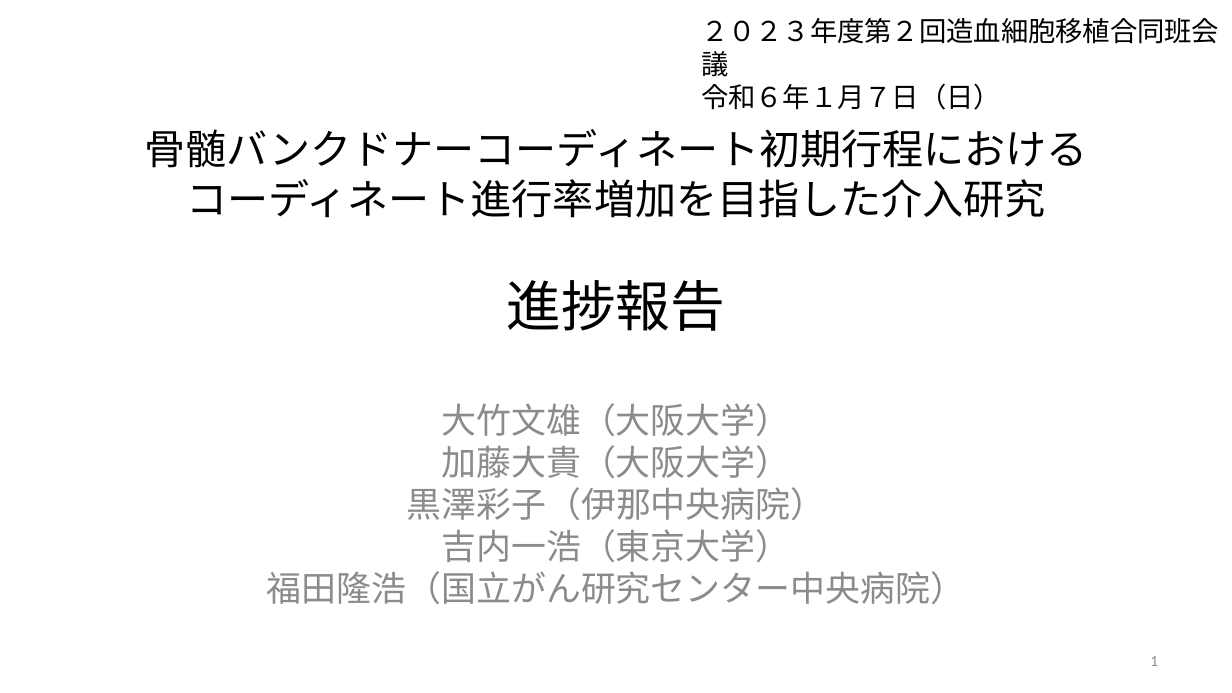
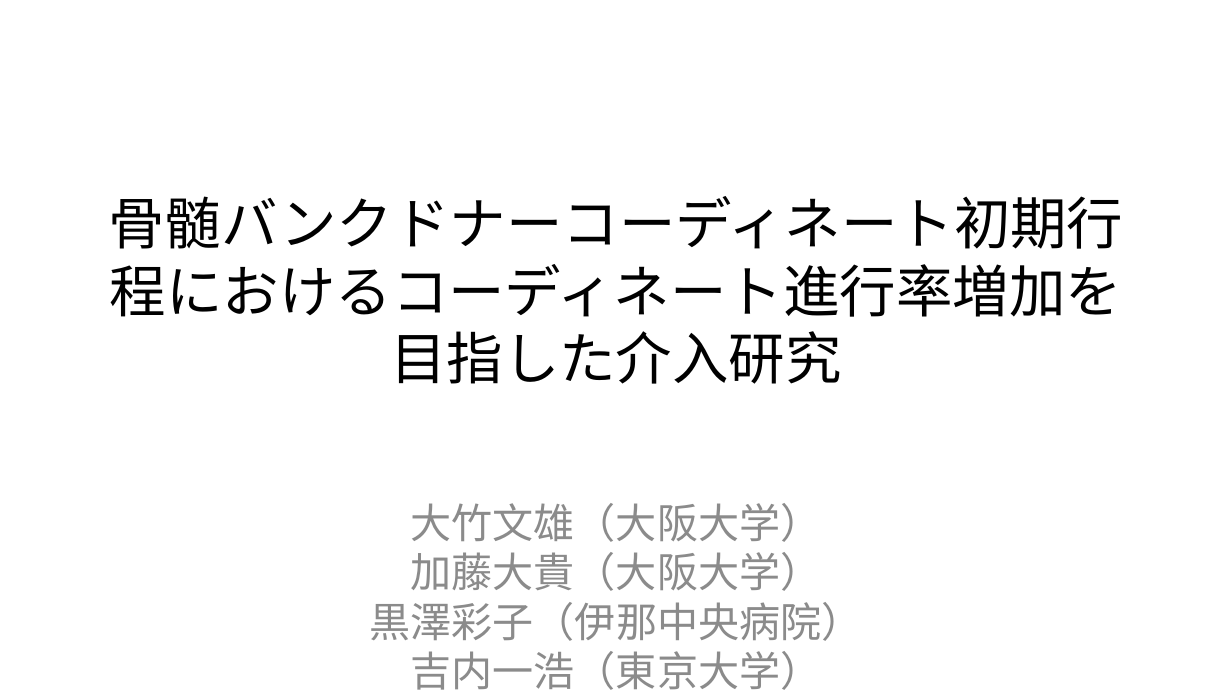
Before and after one commit to JMDP-behavioral-economics/RCT-Nudge, a slide deck: slide 1 of targeting.pptx. Drawn at 1232x693 pixels with LibreOffice and Linux fonts; fonts in the diff are those of the drawing. Boxes give left, top, right and bottom in pixels: in the first picture for what was removed or moved away, otherwise in the second. Text is boxed around its words. In the diff, an @@ line names an element or a change of style, - is before the commit and + after.

```diff
--- a/targeting.pptx
+++ b/targeting.pptx
@@ text removed at (701, 83, 1001, 110) @@
-２０２３年度第２回造血細胞移植合同班会議
-令和６年１月７日（日）
@@ title at (108, 196, 1123, 384): text changed; size 24 to 33 pt @@
-骨髄バンクドナーコーディネート初期行程における
-コーディネート進行率増加を目指した介入研究
-進捗報告
+骨髄バンクドナーコーディネート初期行程におけるコーディネート進行率増加を目指した介入研究
@@ subtitle "大竹文雄（大阪大学） 加藤大貴（大阪大学） 黒澤彩子（伊那中央病院） 吉内一浩（東京大学） 福田隆浩（国立がん研究センタ ..." at (370, 503, 863, 690): size 20.4 to 24 pt @@
@@ page number removed at (1150, 656, 1158, 666) @@
-1
```
Also in this commit, not shown: 3 other slides changed, 1 slide added, 3 slides removed, 3 other files.
